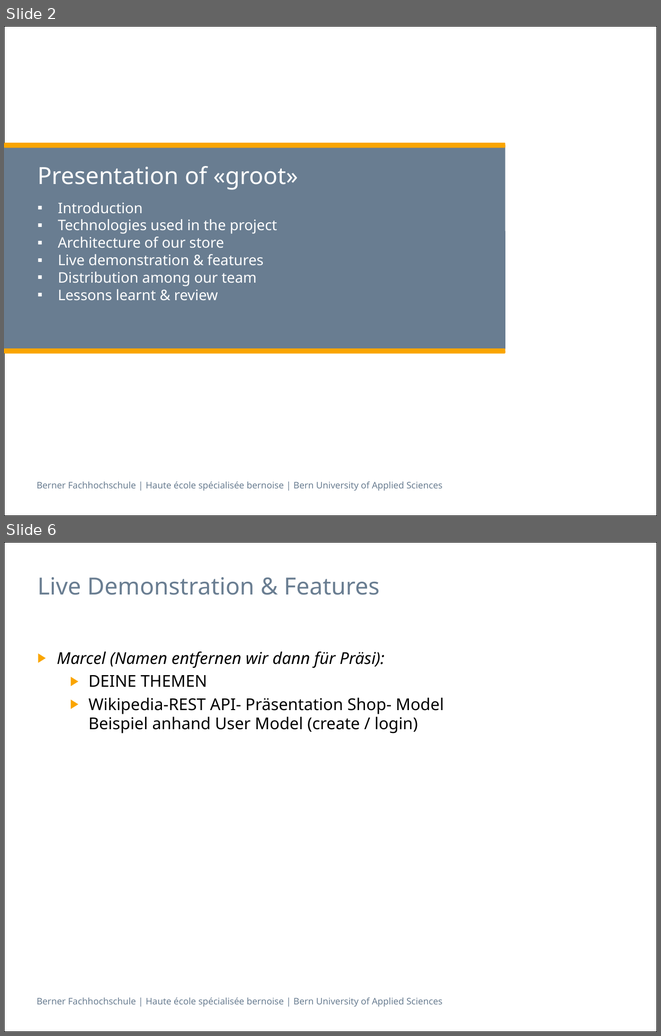
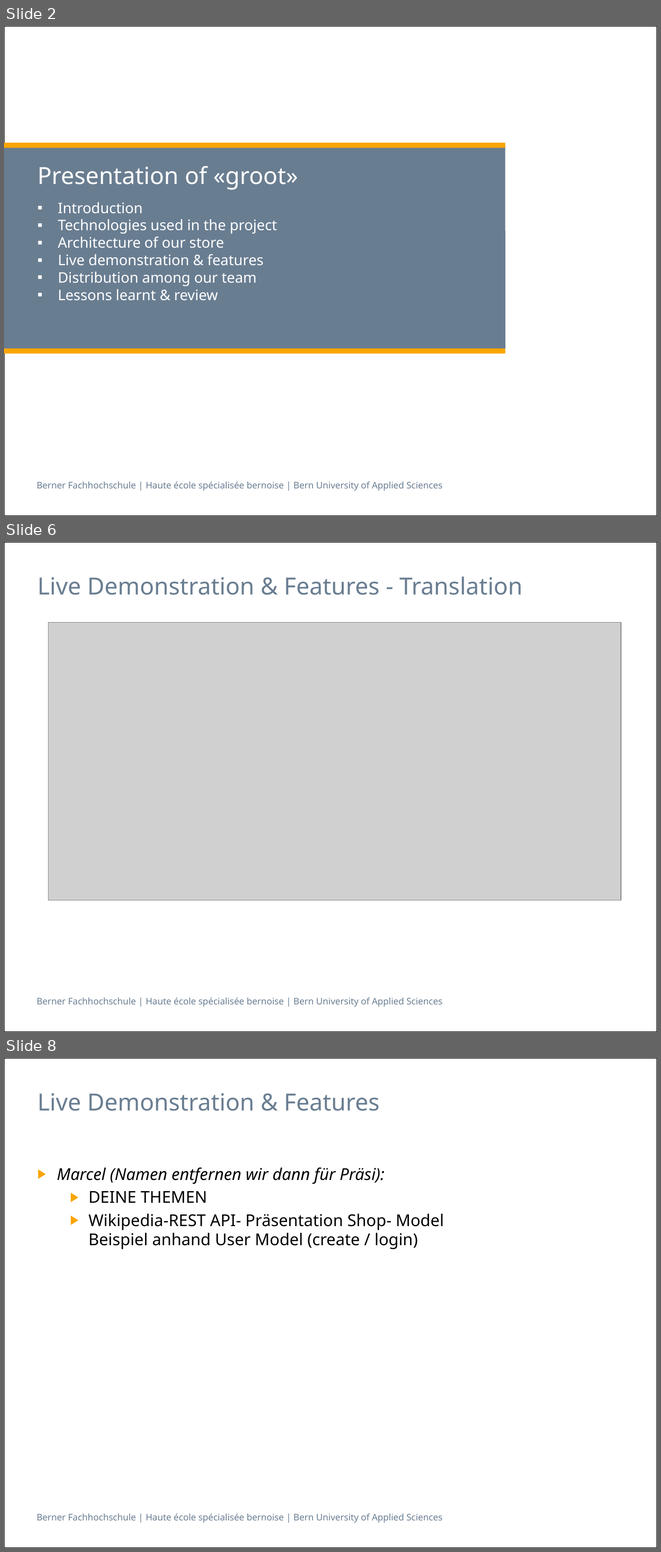
Before and after one commit to Makae/ch.bfh.bti7054.w2014.q.groot, a slide deck: trunk/doc/Presentation.pptx. Shown one above the other, each under a label of ours: slides 2 and 6 before the commit, slides 2, 6 and 8 after it; the slides between them are not shown. The pictures are 661x1036 and 661x1552 pixels, drawn with LibreOffice and Linux fonts; fonts in the diff are those of the drawing; grey boxes stand for pictures; background and template pictures are left out. Boxes give left, top, right and bottom in pixels: in the first picture for what was removed or moved away, otherwise in the second. Text is boxed around its words. In the diff, an @@ line names an element or a change of style, - is before the commit and + after.

```diff
--- a/trunk/doc/Presentation.pptx
+++ b/trunk/doc/Presentation.pptx
@@ slide 6 added at box(4, 542, 657, 1032), background #FFFFFF; not listed: 2 template elements that a slide beside it also shows @@
@@ title added at box(37, 576, 522, 595), 26 pt, text #697D91 @@
+Live Demonstration & Features - Translation
@@ picture added at box(49, 623, 621, 900) @@
@@ what was slide 6 is now slide 8 @@
```
Also in this commit, not shown: 5 slides changed, 2 other slides added, 1 slide removed, 1 other file.
